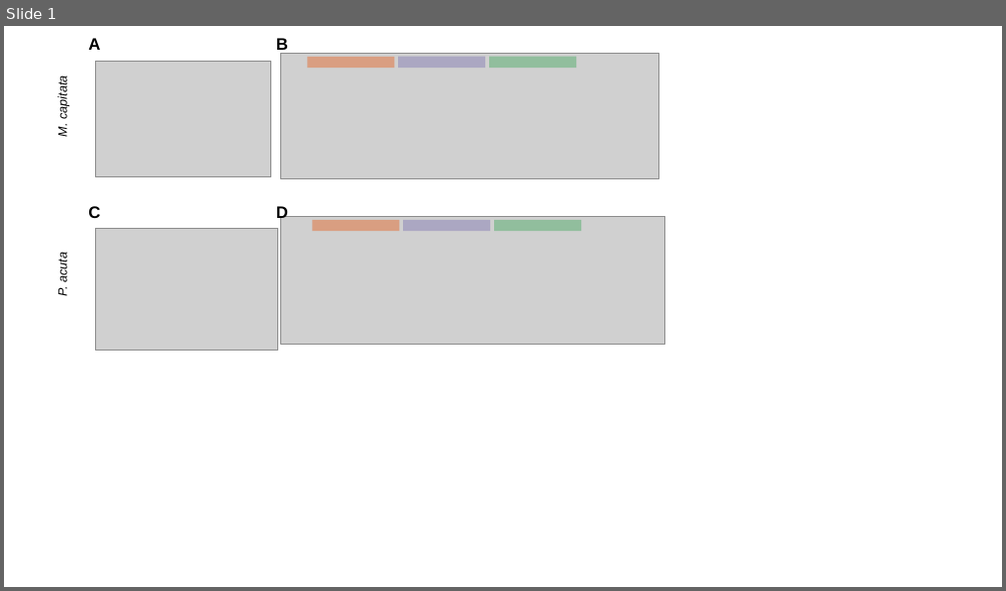
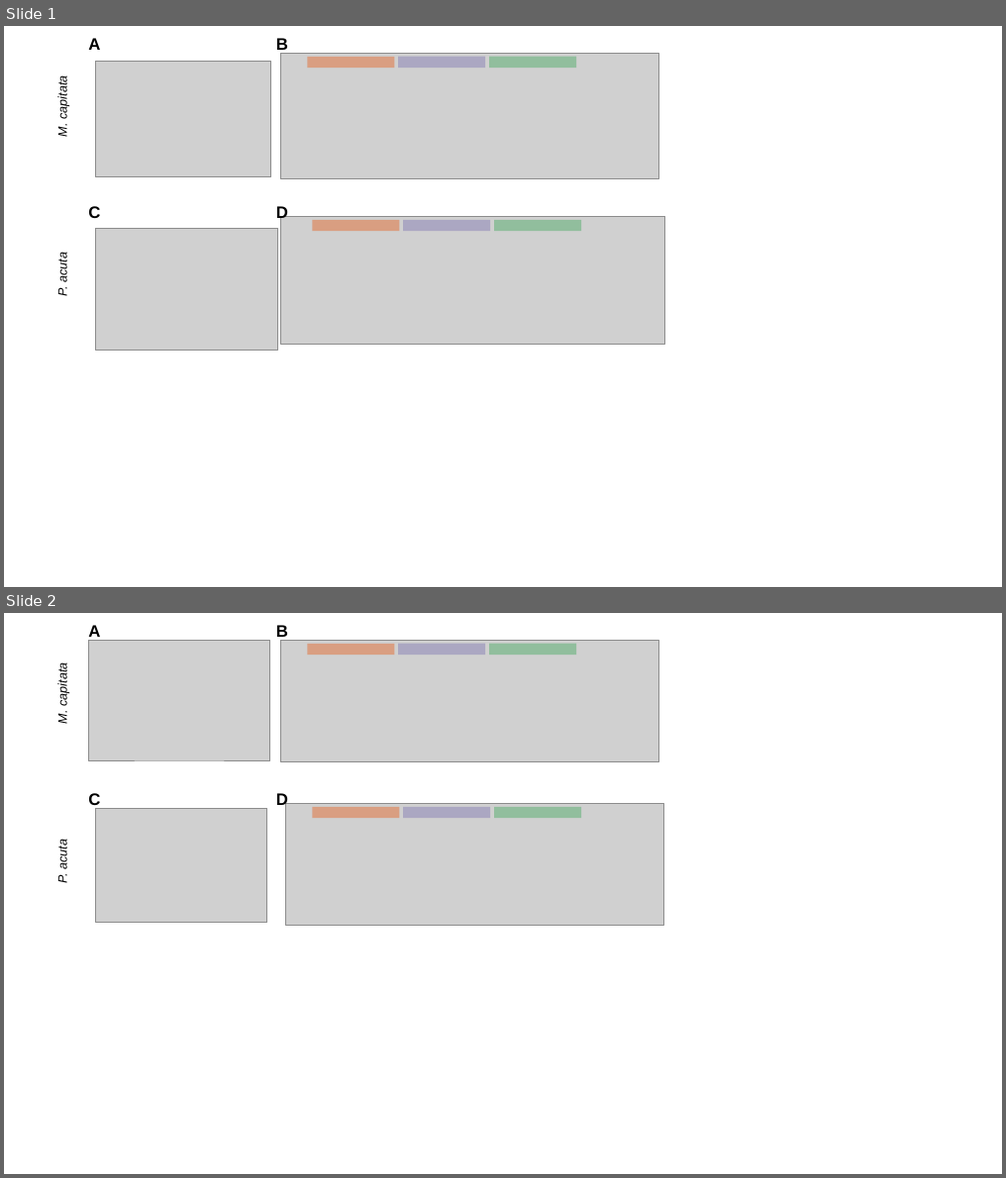
Before and after one commit to hputnam/Meth_Compare, a slide deck: analyses/Coverage_analysis/Genome_CpG_coverage_analysis.pptx. Shown one above the other, each under a label of ours: slide 1 before the commit, slides 1 and 2 after it. The pictures are 1006x591 and 1006x1178 pixels, drawn with LibreOffice and Linux fonts; fonts in the diff are those of the drawing; grey boxes stand for pictures. Boxes give left, top, right and bottom in pixels: in the first picture for what was removed or moved away, otherwise in the second. Text is boxed around its words. In the diff, an @@ line names an element or a change of style, - is before the commit and + after.

```diff
--- a/analyses/Coverage_analysis/Genome_CpG_coverage_analysis.pptx
+++ b/analyses/Coverage_analysis/Genome_CpG_coverage_analysis.pptx
@@ slide 2 added at [4, 613, 1002, 1174], background #FFFFFF @@
@@ text added at [88, 625, 100, 641], 16 pt, text #000000, bold @@
+A
@@ picture added at [88, 640, 269, 761] @@
@@ text added at [276, 625, 288, 641], 16 pt, text #000000, bold @@
+B
@@ picture added at [280, 640, 658, 761] @@
@@ text added at [55, 666, 69, 724], 12 pt, text #000000, italic @@
+M. capitata
@@ rectangle added at [307, 644, 394, 655], fill #E7540C at 40% opacity @@
@@ rectangle added at [399, 644, 485, 655], fill #746AAE at 40% opacity @@
@@ rectangle added at [489, 644, 576, 655], fill #34A352 at 40% opacity @@
@@ text added at [88, 793, 100, 809], 16 pt, text #000000, bold @@
+C
@@ picture added at [95, 808, 266, 923] @@
@@ text added at [276, 793, 288, 809], 16 pt, text #000000, bold @@
+D
@@ picture added at [285, 803, 663, 925] @@
@@ rectangle added at [313, 807, 399, 818], fill #E7540C at 40% opacity @@
@@ rectangle added at [403, 807, 490, 818], fill #746AAE at 40% opacity @@
@@ rectangle added at [494, 807, 581, 818], fill #34A352 at 40% opacity @@
@@ text added at [55, 843, 69, 883], 12 pt, text #000000, italic @@
+P. acuta
```
Also in this commit, not shown: 2 other files.
